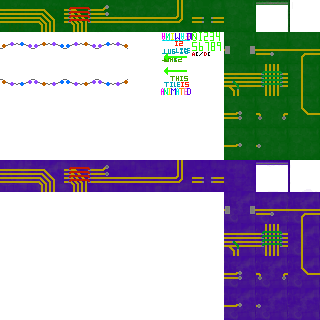
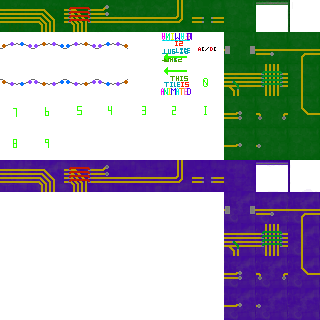
Revision of a layered 320 × 320 image; what changed, layer by layer:
painted on "Paint Layer 1(pasted) Merged" (2nd of 2) over [13,32,221,148]
